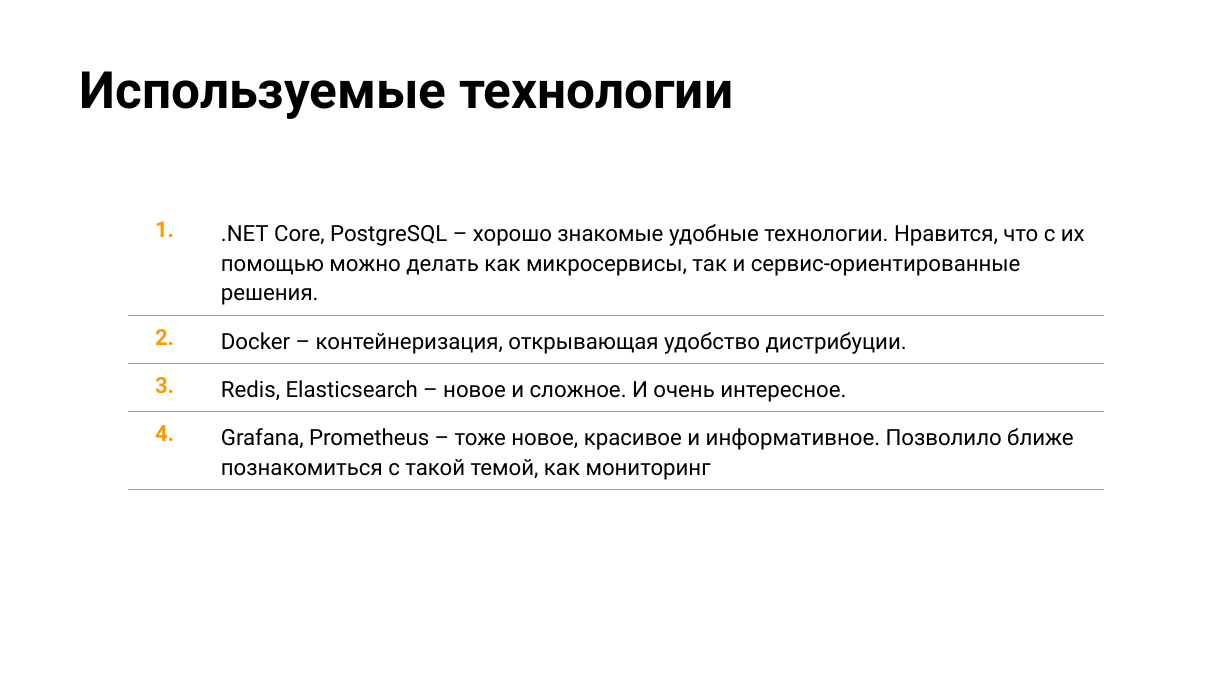
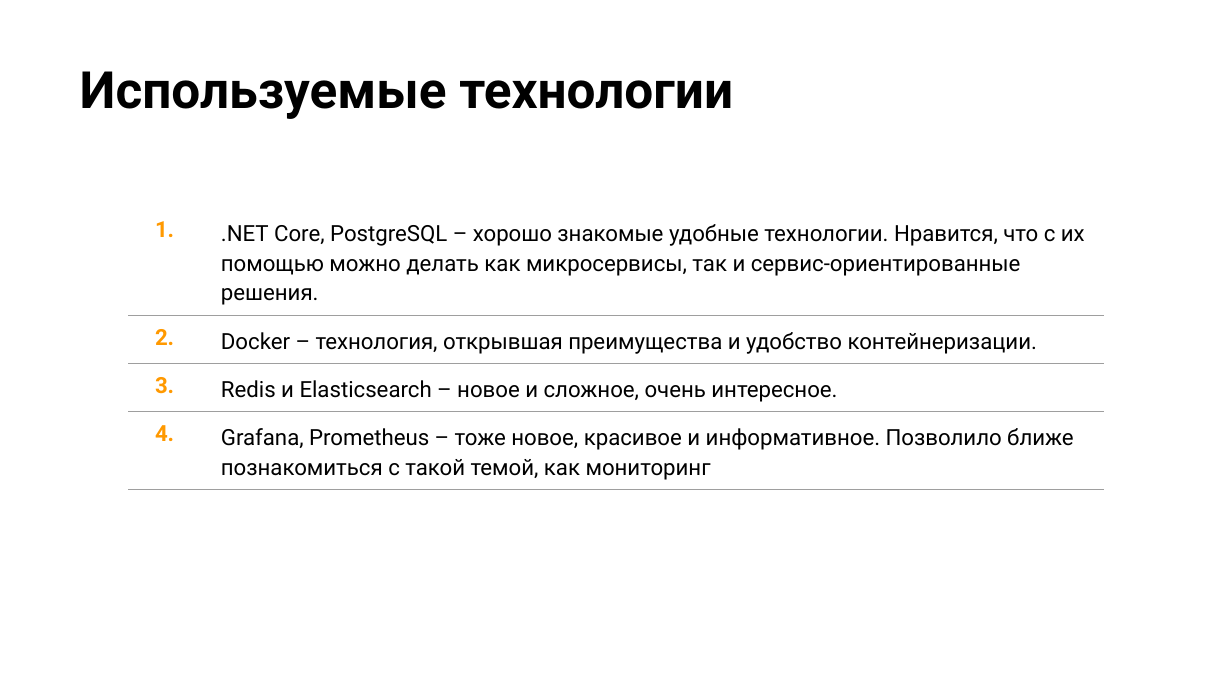
Before and after one commit to pillhunt/Otus-highload-architect, a slide deck: slide 6 of Итоговый проект.pptx. Drawn at 1232x693 pixels with LibreOffice and Linux fonts; fonts in the diff are those of the drawing; background and template pictures are left out. Boxes give left, top, right and bottom in pixels: in the first picture for what was removed or moved away, otherwise in the second. Text is boxed around its words. In the diff, an @@ line names an element or a change of style, - is before the commit and + after.

Commit message:
Обновление презентации

```diff
--- a/Итоговый проект.pptx
+++ b/Итоговый проект.pptx
@@ table at [128,208,1104,489] @@
-row 2, column 2: Docker – контейнеризация, открывающая удобство дистрибуции.
+row 2, column 2: Docker – технология, открывшая преимущества и удобство контейнеризации.
-row 3, column 2: Redis, Elasticsearch – новое и сложное. И очень интересное.
+row 3, column 2: Redis и Elasticsearch – новое и сложное, очень интересное.
```
